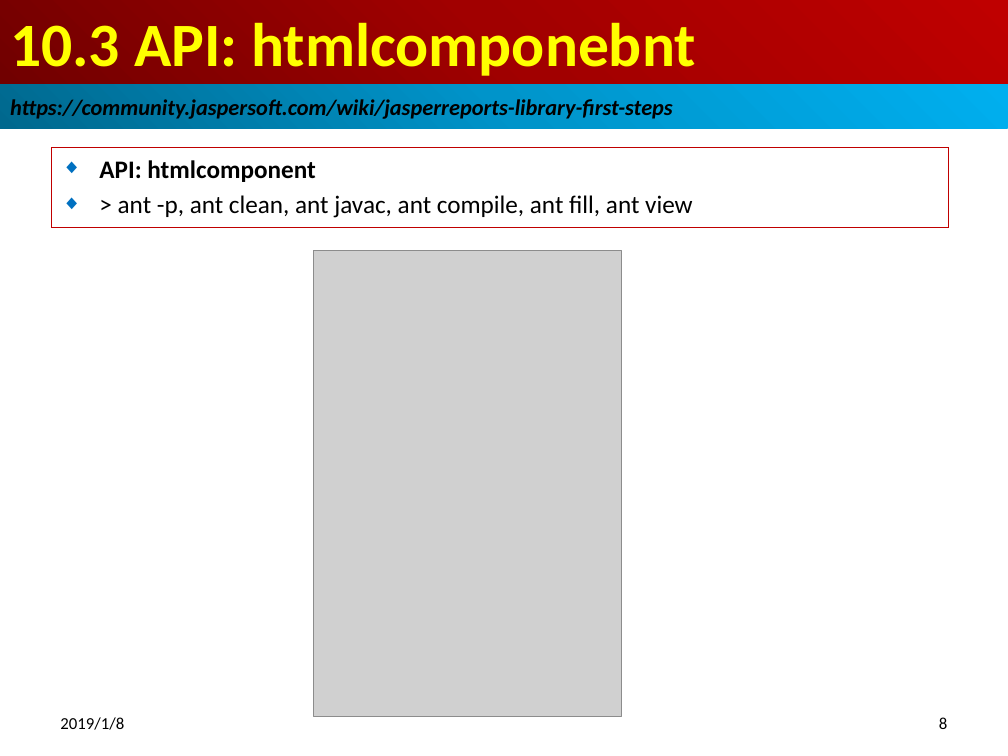
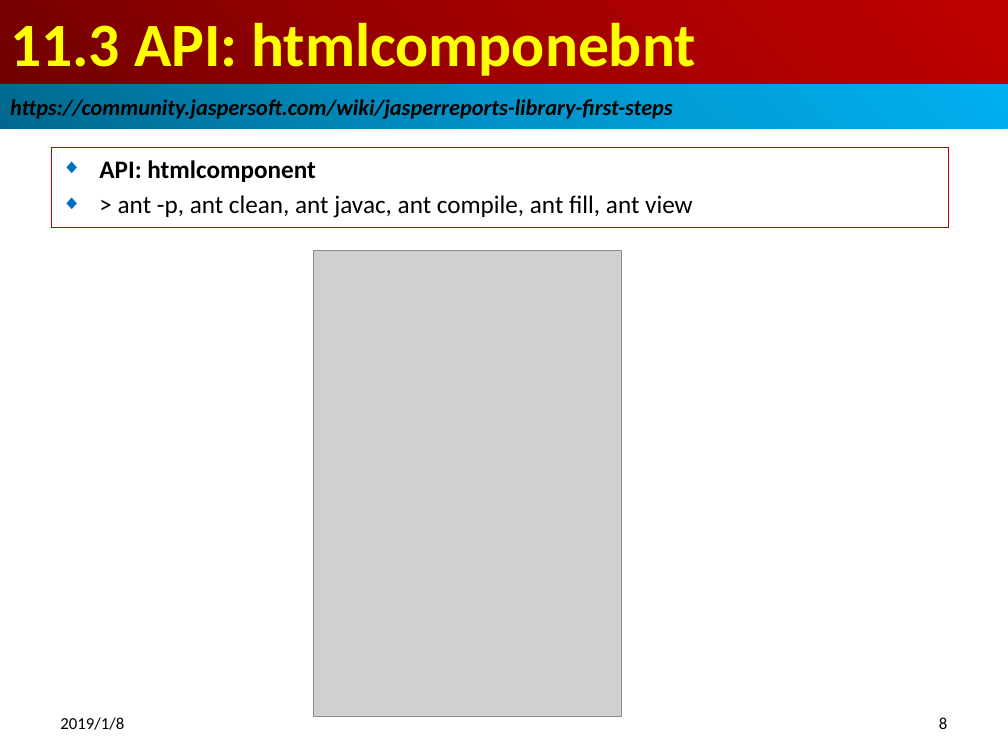
Before and after one commit to peterhchen/100-jasper-report-api-6.7.0, a slide deck: slide 8 of 15_Ch11_API_h.pptx. Drawn at 1008x756 pixels with LibreOffice and Linux fonts; fonts in the diff are those of the drawing; grey boxes stand for pictures. Boxes give left, top, right and bottom in pixels: in the first picture for what was removed or moved away, otherwise in the second. Text is boxed around its words. In the diff, an @@ line names an element or a change of style, - is before the commit and + after.

```diff
--- a/15_Ch11_API_h.pptx
+++ b/15_Ch11_API_h.pptx
@@ title at (x1=10, y1=22, x2=696, y2=76): text changed @@
-10.3 API: htmlcomponebnt
+11.3 API: htmlcomponebnt
```
Also in this commit, not shown: 5 other slides changed, 41 other files.
